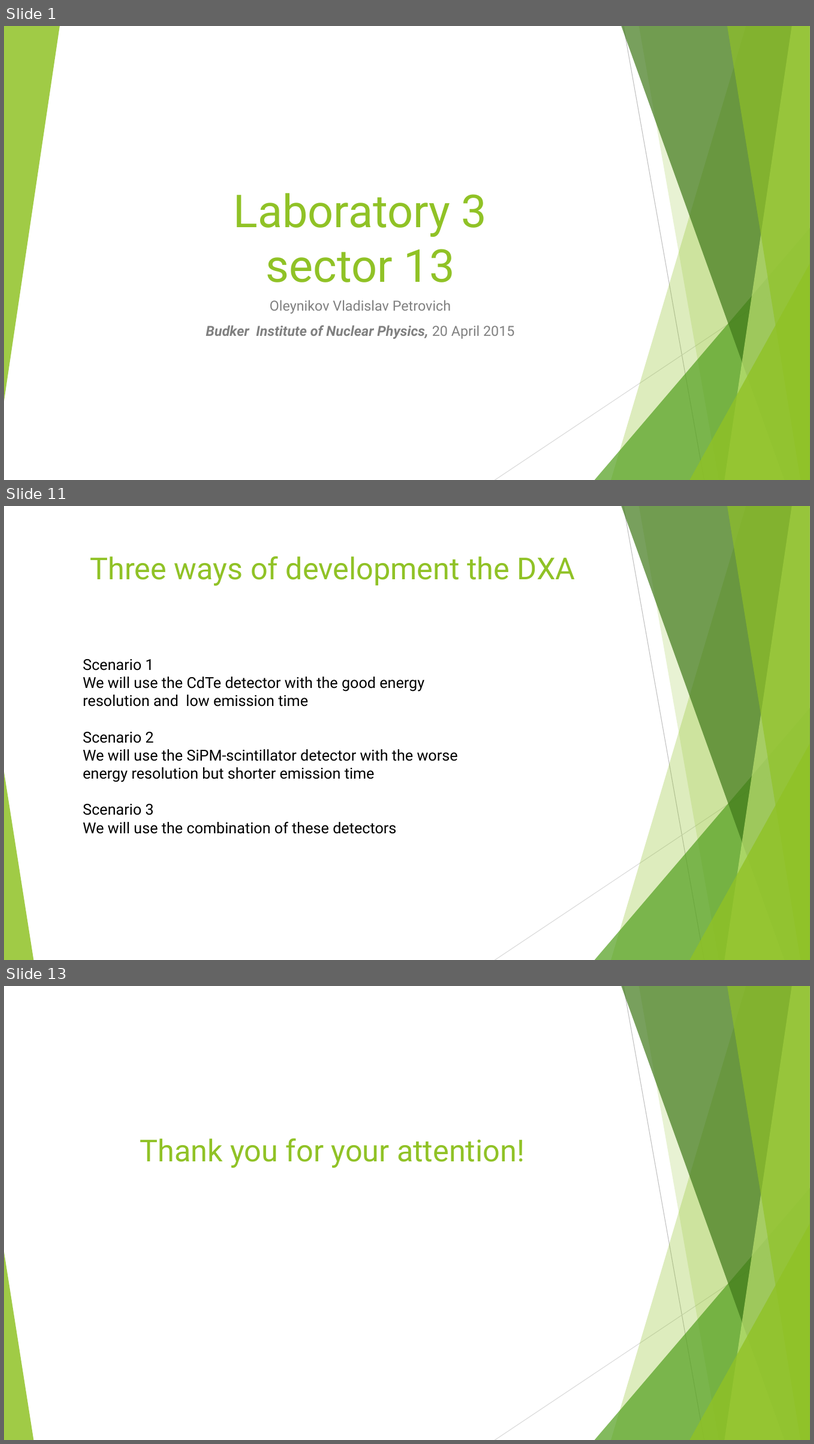
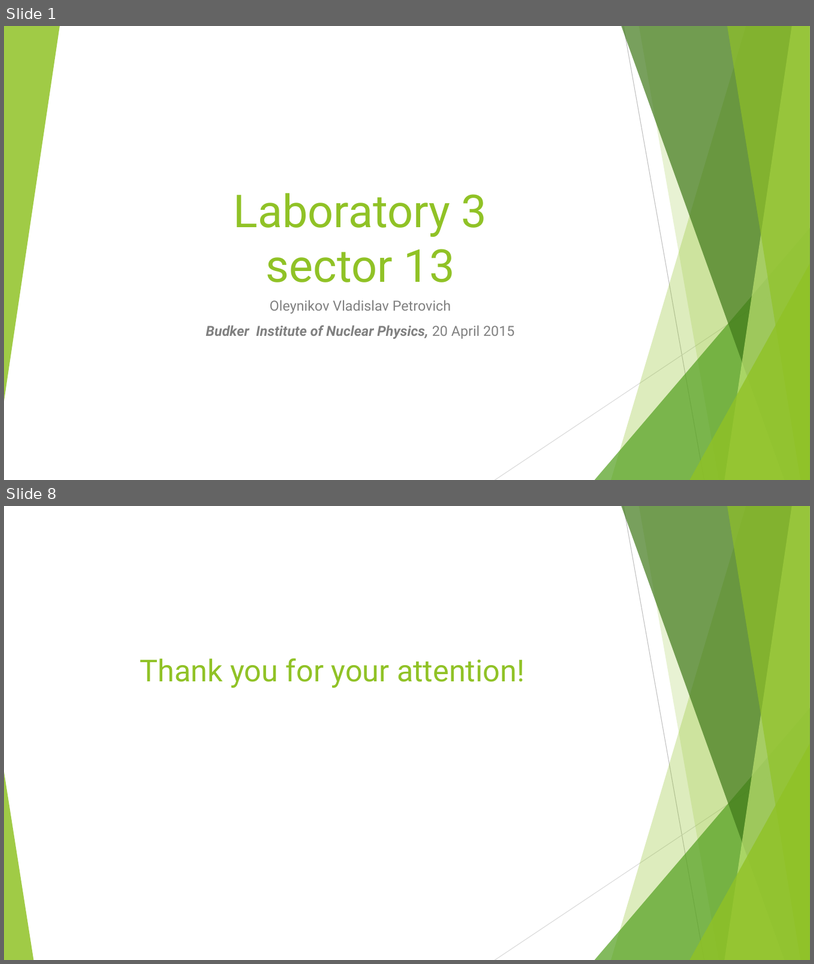
Before and after one commit to Vlad-ole/Presentations, a slide deck: My_laboratory/My_laboratory.pptx. Shown one above the other, each under a label of ours: slides 1, 11 and 13 before the commit, slides 1 and 8 after it; the slides between them are not shown. The pictures are 814x1444 and 814x964 pixels, drawn with LibreOffice and Linux fonts; fonts in the diff are those of the drawing. Boxes give left, top, right and bottom in pixels: in the first picture for what was removed or moved away, otherwise in the second. Text is boxed around its words. In the diff, an @@ line names an element or a change of style, - is before the commit and + after.

```diff
--- a/My_laboratory/My_laboratory.pptx
+++ b/My_laboratory/My_laboratory.pptx
@@ slide 11 removed at <box>4,506,810,960</box>, background #FFFFFF; not listed: 10 template elements that a slide beside it also shows @@
@@ title removed at <box>90,556,576,586</box> @@
-Three ways of development the DXA
@@ text removed at <box>83,659,458,834</box> @@
-Scenario 1
-We will use the CdTe detector with the good energy resolution and low emission time
-Scenario 2
-We will use the SiPM-scintillator detector with the worse energy resolution but shorter emission time
-Scenario 3
-We will use the combination of these detectors
@@ what was slide 13 is now slide 8 @@
```
Also in this commit, not shown: 3 slides changed, 3 slides added, 7 other slides removed, 2 other files.
